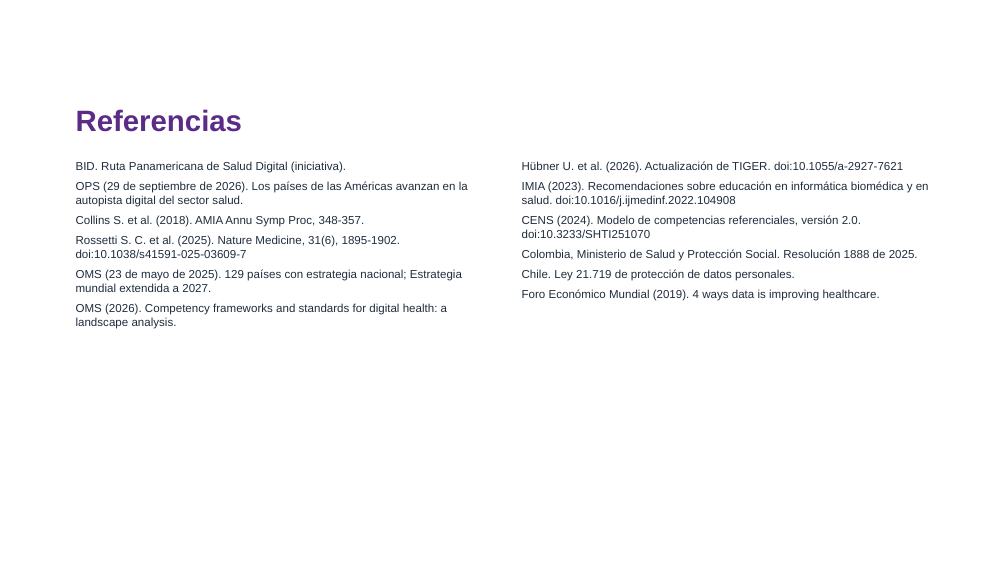
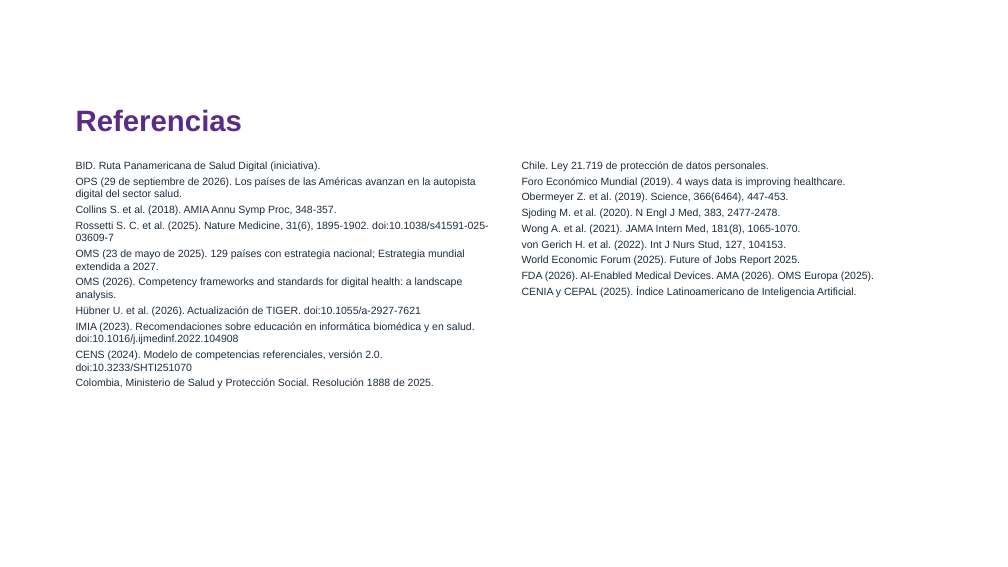
Before and after one commit to estefafro/CFSD, a slide deck: slide 17 of entregables/2026-11-11-webinar/presentacion-webinar.pptx (slide 13 before the commit). Drawn at 1008x567 pixels with LibreOffice and Linux fonts; fonts in the diff are those of the drawing; background and template pictures are left out. Boxes give left, top, right and bottom in pixels: in the first picture for what was removed or moved away, otherwise in the second. Text is boxed around its words. In the diff, an @@ line names an element or a change of style, - is before the commit and + after.

```diff
--- a/entregables/2026-11-11-webinar/presentacion-webinar.pptx
+++ b/entregables/2026-11-11-webinar/presentacion-webinar.pptx
@@ text at [76,161,488,300]: size 11 to 10 pt in "BID. Ruta Panamericana de Salud Digital (iniciativa).", "OPS (29 de septiembre de 2026). Los ...", "Collins S. et al. (2018). AMIA Annu ...", "Rossetti S. C. et al. (2025). Nature ..." and 2 more places; less space between paragraphs @@
@@ text at [522,161,929,261]: paragraphs removed @@
-Hübner U. et al. (2026). Actualización de TIGER. doi:10.1055/a-2927-7621
-IMIA (2023). Recomendaciones sobre educación en informática biomédica y en salud. doi:10.1016/j.ijmedinf.2022.104908
-CENS (2024). Modelo de competencias referenciales, versión 2.0. doi:10.3233/SHTI251070
-Colombia, Ministerio de Salud y Protección Social. Resolución 1888 de 2025.
@@ text at [522,161,846,187]: size 11 to 10 pt in "Chile. Ley 21.719 de protección de datos ...", "Foro Económico Mundial (2019). 4 ways data ..."; less space between paragraphs @@
@@ text at [522,208,874,297]: paragraphs added @@
+Obermeyer Z. et al. (2019). Science, 366(6464), 447-453.
+Sjoding M. et al. (2020). N Engl J Med, 383, 2477-2478.
+Wong A. et al. (2021). JAMA Intern Med, 181(8), 1065-1070.
+von Gerich H. et al. (2022). Int J Nurs Stud, 127, 104153.
+World Economic Forum (2025). Future of Jobs Report 2025.
+FDA (2026). AI-Enabled Medical Devices. AMA (2026). OMS Europa (2025).
+CENIA y CEPAL (2025). Índice Latinoamericano de Inteligencia Artificial.
@@ text at [76,306,475,388]: paragraphs added @@
+Hübner U. et al. (2026). Actualización de TIGER. doi:10.1055/a-2927-7621
+IMIA (2023). Recomendaciones sobre educación en informática biomédica y en salud. doi:10.1016/j.ijmedinf.2022.104908
+CENS (2024). Modelo de competencias referenciales, versión 2.0. doi:10.3233/SHTI251070
+Colombia, Ministerio de Salud y Protección Social. Resolución 1888 de 2025.
```
Also in this commit, not shown: 2 other slides changed, 4 slides added, 2 other files.
